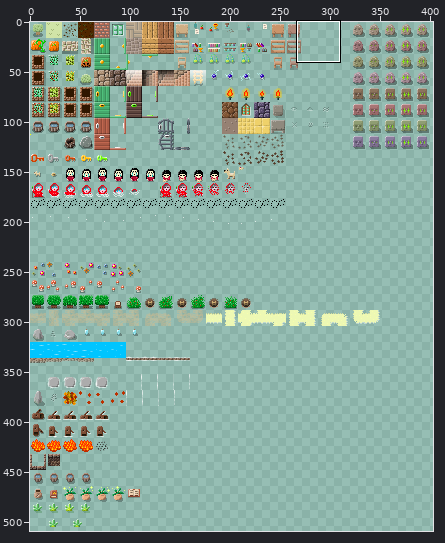
Two versions of one sprite sheet, public/assets/tileset.png. Above: a wide view before the commit, with the close-up outlined.
Close-up. As it was:
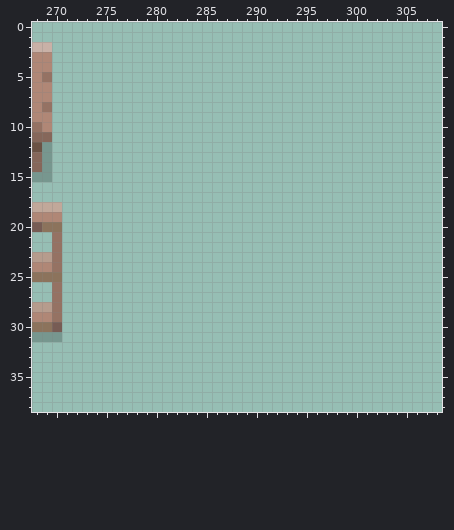
The file is 640x640 pixels. Pixels under 10% opacity are left out. Colours within 5 levels of each other are drawn and written as one. Shown: x 268..308, y 0..38. The wide view leaves out empty margins.
The same view after the edit:
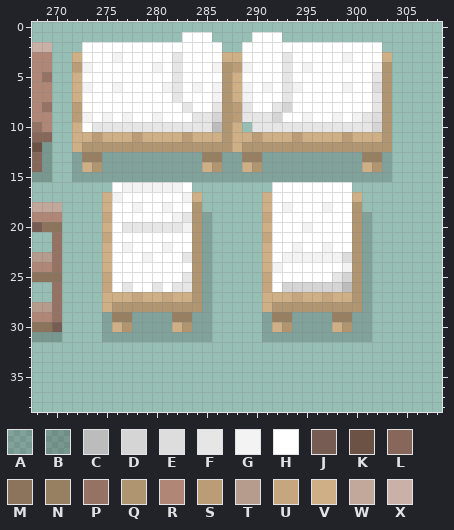
Palette (. is transparent): A #00000025  B #00000034  C #bcbcbc  D #d5d5d5  E #dddddd  F #e6e6e6  G #f3f3f3  H #ffffff  J #775c54  K #6b5244  L #86675a  M #8c735c  N #978061  P #957263  Q #b09571  R #b08776  S #ba9d77  T #b69c8d  U #c5a67e  V #cfaf85  W #c1a89a  X #c9b1a7
Diff:
{"y":1,"x":283,"old":"...","new":"HHH"}
{"y":1,"x":290,"old":"...","new":"HHH"}
{"y":2,"x":273,"old":"..............","new":"HHHHHHHHHHHHHH"}
{"y":2,"x":289,"old":"..............","new":"HHHHHHHHHHHHHH"}
{"y":3,"x":272,"old":"................................","new":"VHHHGHHHHHFHHHHVVHHHHFHHHHHGHHHV"}
{"y":4,"x":272,"old":"................................","new":"SGHHHHHHGHFHHHGQSGHHHFHGHHHHHHGQ"}
{"y":5,"x":272,"old":"................................","new":"VHHHHHHHHHFHHHHQVHHHHFHHHHHHHHFQ"}
{"y":6,"x":272,"old":"................................","new":"VGHHGHHHHGFHGHGQVGHGHFGHHHHGHHEQ"}
{"y":7,"x":272,"old":"................................","new":"VHHHHHHHHHFHHHGQVGHHHFHHHHHHHHFQ"}
{"y":8,"x":272,"old":"................................","new":"SHHHHHHHHHHFHHFQSFHHFDHHHHHHHHFQ"}
{"y":9,"x":272,"old":"................................","new":"SGHGHGHHGHHHFFDQSFFFDHHGHHGHGFEQ"}
{"y":10,"x":272,"old":".................","new":"VHFFFFFFFFFFFFCQV"}
{"y":10,"x":290,"old":"..............","new":"FFFFFFFFFFFFDQ"}
{"y":11,"x":272,"old":"................................","new":"VVSVVVSVVVVSVVVQVVSVVVSVVVVSVVVQ"}
{"y":12,"x":272,"old":"................................","new":"VQQQQQQQQQQQQQQQVQQQQQQQQQQQQQQQ"}
{"y":13,"x":272,"old":"................................","new":"ANNAAAAAAAAAANNAANNAAAAAAAAAANNA"}
{"y":14,"x":272,"old":"................................","new":"AVQAAAAAAAAAAVQAAVQAAAAAAAAAAVQA"}
{"y":15,"x":272,"old":"................................","new":"AAAAAAAAAAAAAAAAAAAAAAAAAAAAAAAA"}
{"y":16,"x":276,"old":"........","new":"HGGGGGGH"}
{"y":16,"x":292,"old":"........","new":"HHHHHHHH"}
{"y":17,"x":275,"old":"..........","new":"VGHHHHHHGV"}
{"y":17,"x":291,"old":"..........","new":"VHHHHHHHHV"}
{"y":18,"x":275,"old":"..........","new":"VHHGHHGHHQ"}
{"y":18,"x":291,"old":"..........","new":"VHGHHHGHHQ"}
{"y":19,"x":275,"old":"...........","new":"UHHHHHHGFQA"}
{"y":19,"x":291,"old":"...........","new":"UHHHHHHHHQA"}
{"y":20,"x":275,"old":"...........","new":"VHFFFFFFGQA"}
{"y":20,"x":291,"old":"...........","new":"VHHHGHHHHQA"}
{"y":21,"x":275,"old":"...........","new":"UHHHHHHHHQA"}
{"y":21,"x":291,"old":"...........","new":"UHHHHHHHHQA"}
{"y":22,"x":275,"old":"...........","new":"VHGHHHGHHQA"}
{"y":22,"x":291,"old":"...........","new":"VHHGHHGHHQA"}
{"y":23,"x":275,"old":"...........","new":"VHHHGHHHFQA"}
{"y":23,"x":291,"old":"...........","new":"VHGGGGGGEQA"}
{"y":24,"x":275,"old":"...........","new":"VHHHHHHHHQA"}
{"y":24,"x":291,"old":"...........","new":"VGHHHHHHGQA"}
{"y":25,"x":275,"old":"...........","new":"UHHHHHHHFQA"}
{"y":25,"x":291,"old":"...........","new":"UHHHHHHFDQA"}
{"y":26,"x":275,"old":"...........","new":"UHFHHFHFFQA"}
{"y":26,"x":291,"old":"...........","new":"UHDDDDDDCQA"}
{"y":27,"x":275,"old":"...........","new":"VVVUVVUVVQA"}
{"y":27,"x":291,"old":"...........","new":"VVVUVVUVVQA"}
{"y":28,"x":275,"old":"...........","new":"VQQQQQQQQQA"}
{"y":28,"x":291,"old":"...........","new":"VQQQQQQQQQA"}
{"y":29,"x":275,"old":"...........","new":"ANNAAAANNAA"}
{"y":29,"x":291,"old":"...........","new":"ANNAAAANNAA"}
{"y":30,"x":275,"old":"...........","new":"AVQAAAAVQAA"}
{"y":30,"x":291,"old":"...........","new":"AVQAAAAVQAA"}
{"y":31,"x":275,"old":"...........","new":"AAAAAAAAAAA"}
{"y":31,"x":291,"old":"...........","new":"AAAAAAAAAAA"}
